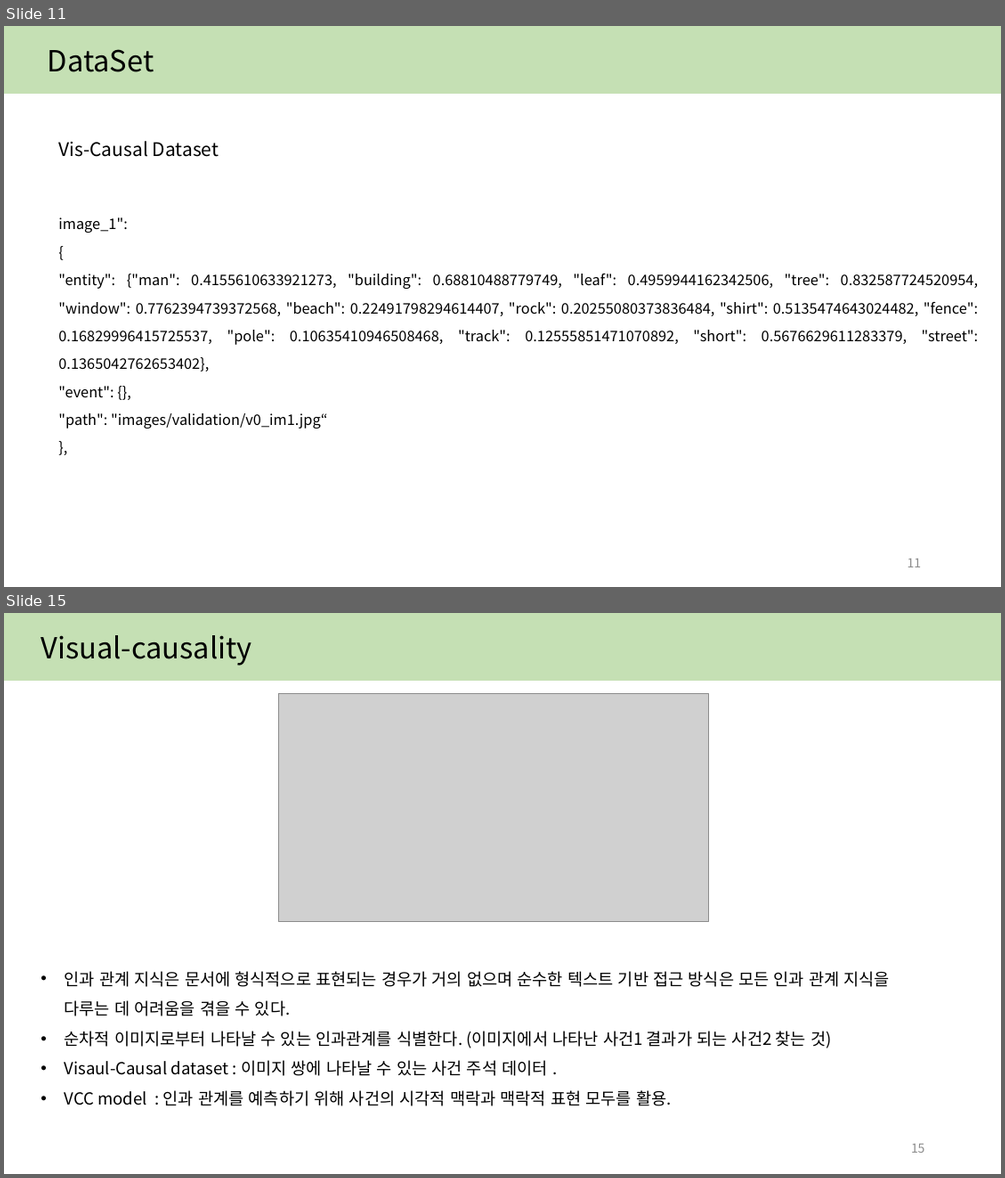
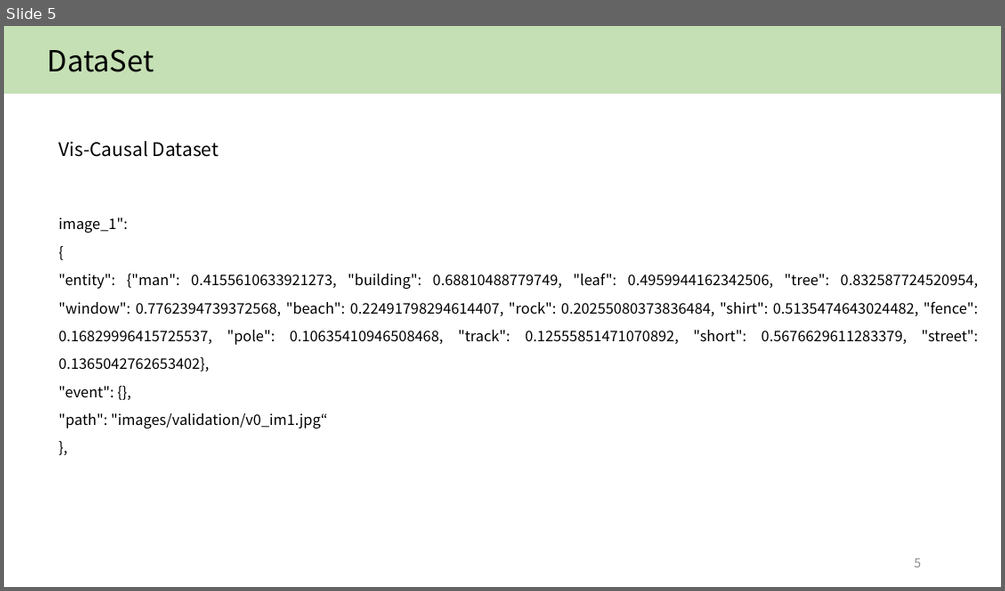
Before and after one commit to yejin087/study_image_caption, a slide deck: 3주차.pptx. Shown one above the other, each under a label of ours: slides 11 and 15 before the commit, slide 5 after it; the slides between them are not shown. The pictures are 1005x1178 and 1005x591 pixels, drawn with LibreOffice and Linux fonts; fonts in the diff are those of the drawing; grey boxes stand for pictures. Boxes give left, top, right and bottom in pixels: in the first picture for what was removed or moved away, otherwise in the second. Text is boxed around its words. In the diff, an @@ line names an element or a change of style, - is before the commit and + after.

Commit message:
0721
ppt 결과 분석 까지완료

```diff
--- a/3주차.pptx
+++ b/3주차.pptx
@@ slide 15 removed at [4, 613, 1001, 1174], background #FFFFFF @@
@@ rectangle removed at [4, 613, 1001, 681] @@
@@ text removed at [40, 635, 251, 666] @@
-Visual-causality
@@ picture removed at [278, 694, 708, 922] @@
@@ text removed at [65, 971, 890, 1106] @@
-• 인과 관계 지식은 문서에 형식적으로 표현되는 경우가 거의 없으며 순수한 텍스트 기반 접근 방식은 모든 인과 관계 지식을 다루는 데 어려움을 겪을 수 있다.
-• 순차적 이미지로부터 나타날 수 있는 인과관계를 식별한다. (이미지에서 나타난 사건1 결과가 되는 사건2 찾는 것)
-• Visaul-Causal dataset : 이미지 쌍에 나타날 수 있는 사건 주석 데이터 .
-• VCC model : 인과 관계를 예측하기 위해 사건의 시각적 맥락과 맥락적 표현 모두를 활용.
@@ page number removed at [911, 1143, 925, 1152] @@
-15
@@ what was slide 11 is now slide 5 @@
@@ page number at [914, 558, 921, 567]: text changed @@
-11
+5
```
Also in this commit, not shown: 5 slides changed, 5 slides added, 3 other slides removed, 5 other files.
